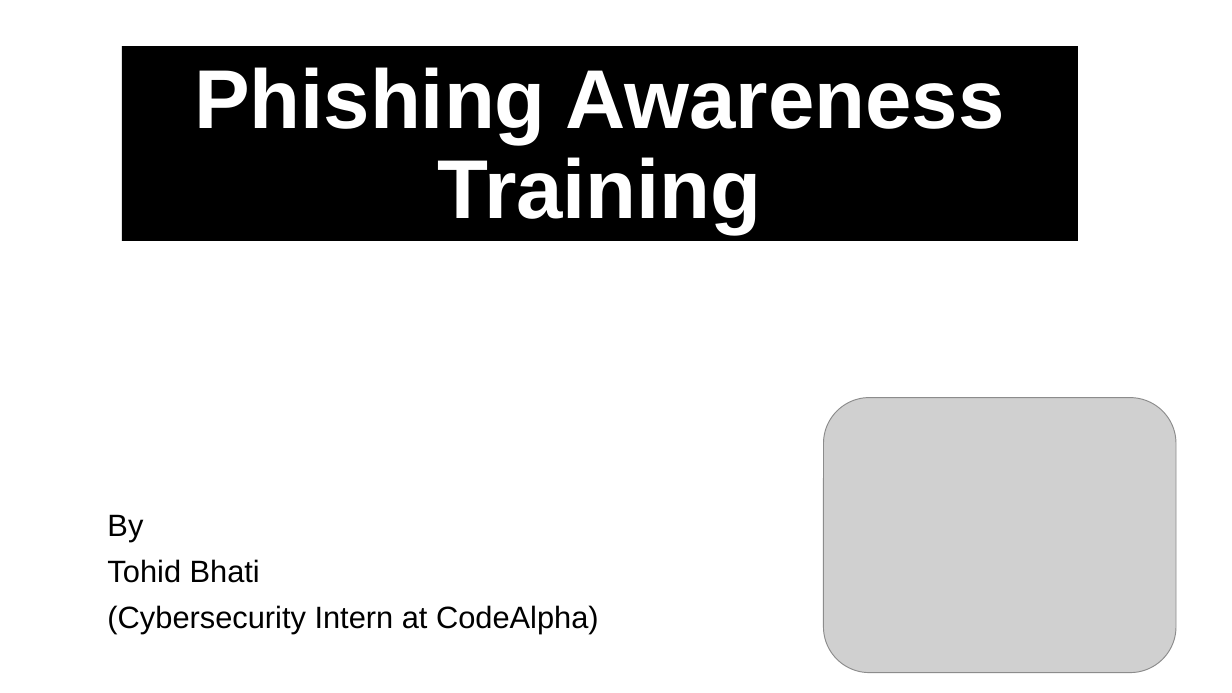
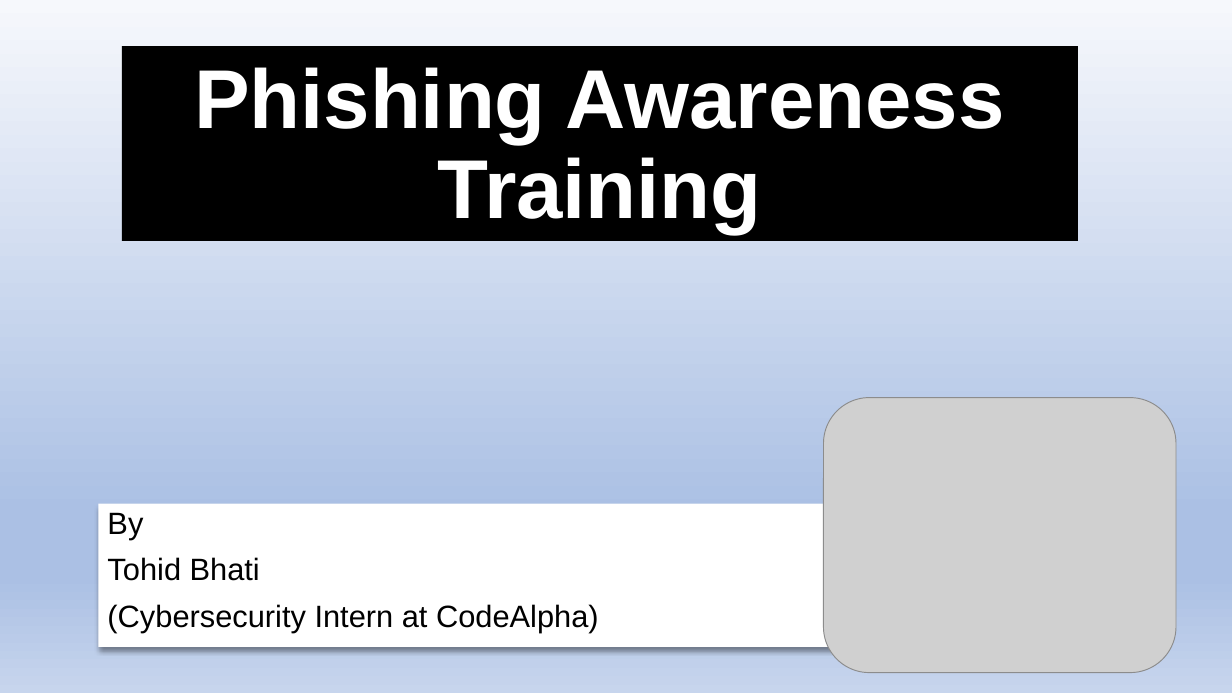
Before and after one commit to tohidbhati/CodeAlpha-Projects, a slide deck: slide 1 of CodeAlpha - Phishing Awareness/Task 1 - Phishing Awareness.pptx. Drawn at 1232x693 pixels with LibreOffice and Linux fonts; fonts in the diff are those of the drawing; grey boxes stand for pictures. Boxes give left, top, right and bottom in pixels: in the first picture for what was removed or moved away, otherwise in the second. Text is boxed around its words. In the diff, an @@ line names an element or a change of style, - is before the commit and + after.

```diff
--- a/CodeAlpha - Phishing Awareness/Task 1 - Phishing Awareness.pptx
+++ b/CodeAlpha - Phishing Awareness/Task 1 - Phishing Awareness.pptx
@@ background #FFFFFF to gradient #F6F8FC to #ABC0E4 to #C7D5ED @@
@@ subtitle "By": place and size @@
-subtitle "By" at [107,514,599,634]
+subtitle "By" at [98,504,1022,647]
@@ subtitle "By" at [98,504,1022,647]: shadow on @@
```
Also in this commit, not shown: 11 other slides changed, 4 slides added, 1 other file.
